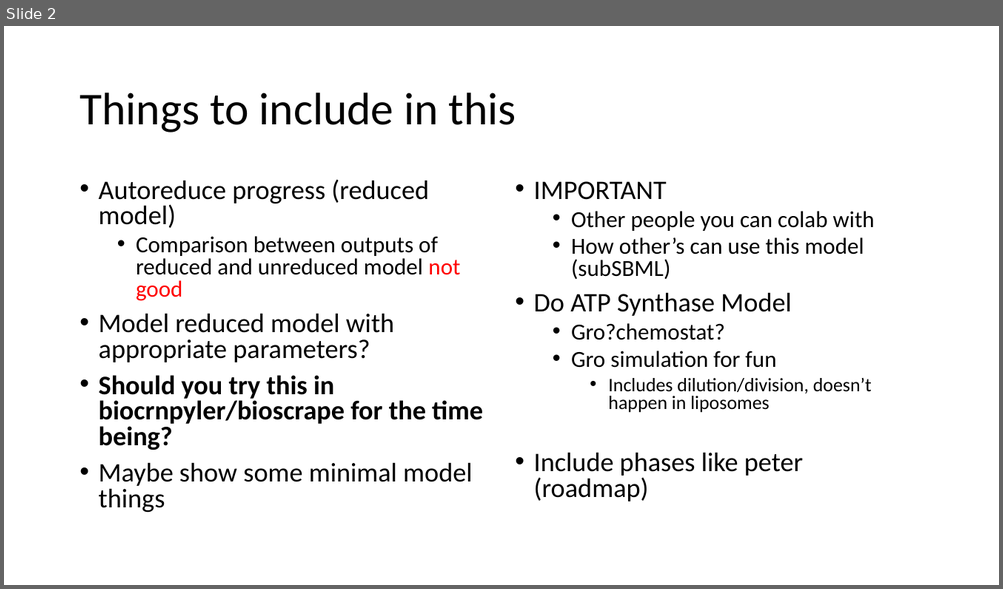
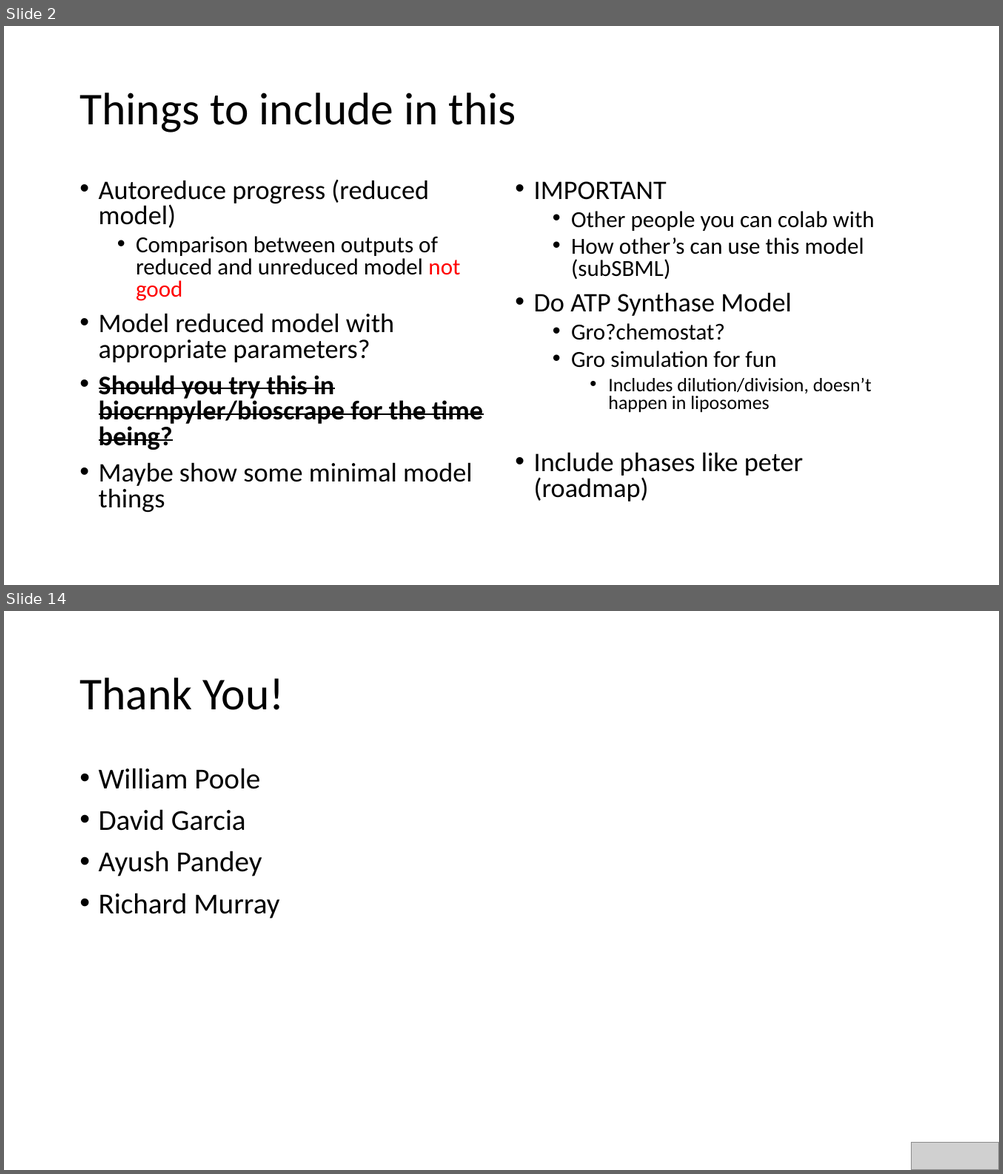
Before and after one commit to AnkitaRoychoudhury/ug_murray, a slide deck: miscellaneous/presentations/20200715_syncell_mtg.pptx. Shown one above the other, each under a label of ours: slide 2 before the commit, slides 2 and 14 after it; the slides between them are not shown. The pictures are 1003x589 and 1003x1174 pixels, drawn with LibreOffice and Linux fonts; fonts in the diff are those of the drawing; grey boxes stand for pictures. Boxes give left, top, right and bottom in pixels: in the first picture for what was removed or moved away, otherwise in the second. Text is boxed around its words. In the diff, an @@ line names an element or a change of style, - is before the commit and + after.

```diff
--- a/miscellaneous/presentations/20200715_syncell_mtg.pptx
+++ b/miscellaneous/presentations/20200715_syncell_mtg.pptx
@@ slide 14 added at <box>4,611,999,1170</box>, background #FFFFFF @@
@@ title added at <box>79,678,284,710</box>, 44 pt, text #000000 @@
+Thank You!
@@ text added at <box>99,768,279,919</box>, 28 pt, text #000000 @@
+• William Poole
+• David Garcia
+• Ayush Pandey
+• Richard Murray
@@ picture added at <box>911,1142,999,1170</box> @@
@@ slide 2 changed as well @@
@@ text at <box>99,375,483,450</box>: strikethrough on in "Should you try this in biocrnpyler/bioscrape for ..." @@
```
Also in this commit, not shown: 1 other slide changed, 11 other slides added, 2 slides removed, 13 other files.
